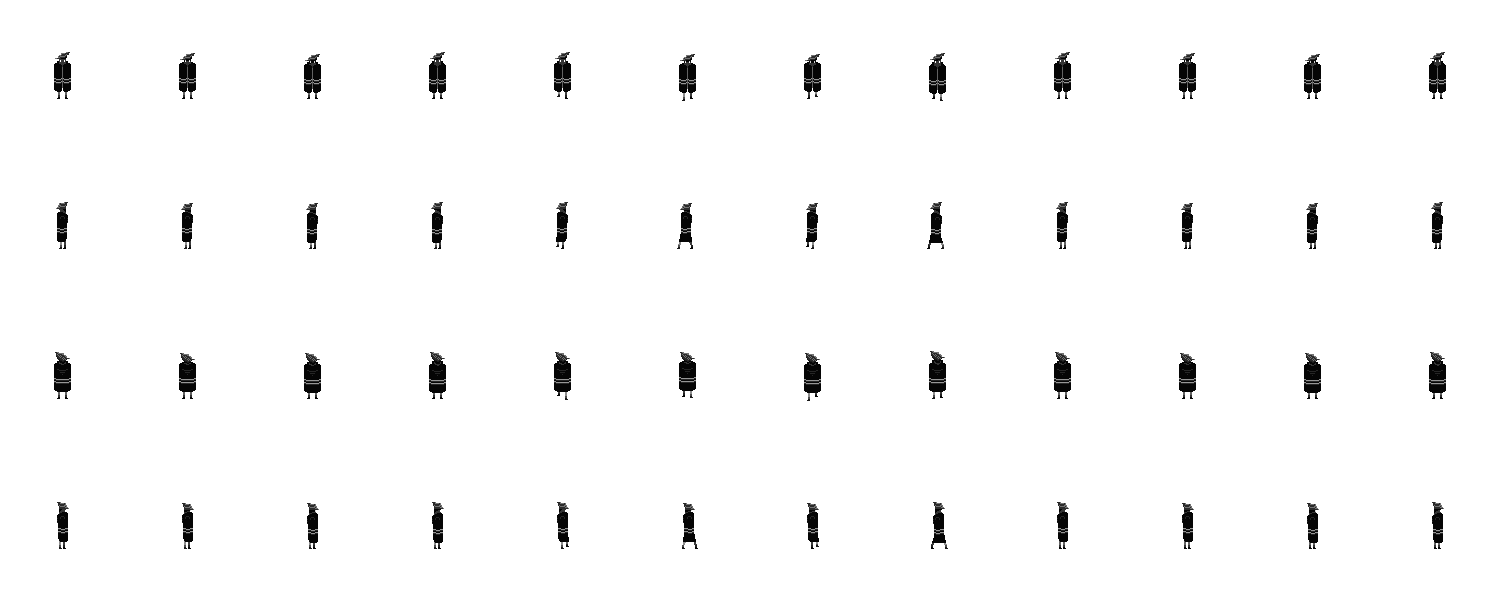
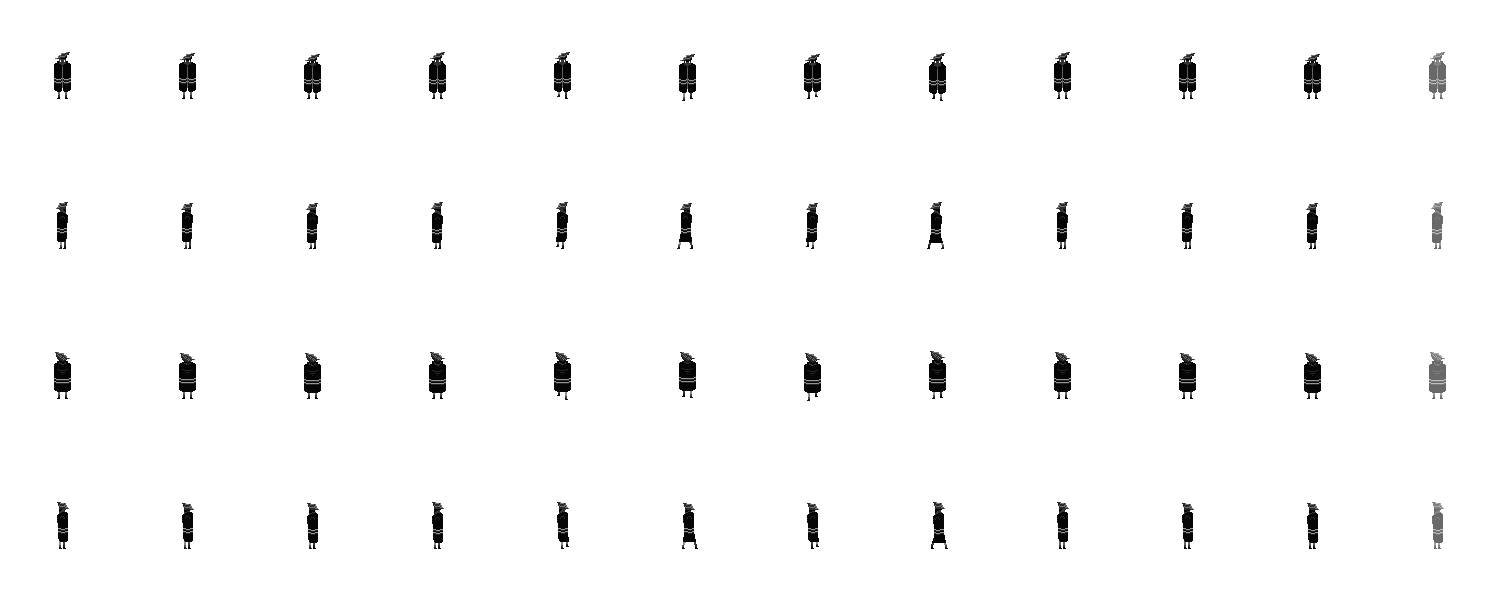
Before/after of a 1500px x 600px layered artwork. What changed in the layer stack:
added layer "Layer 1" (60%) above "Layer 0" over (1429, 52, 1446, 549)
painted on "Layer 0" over (1429, 52, 1446, 549)
